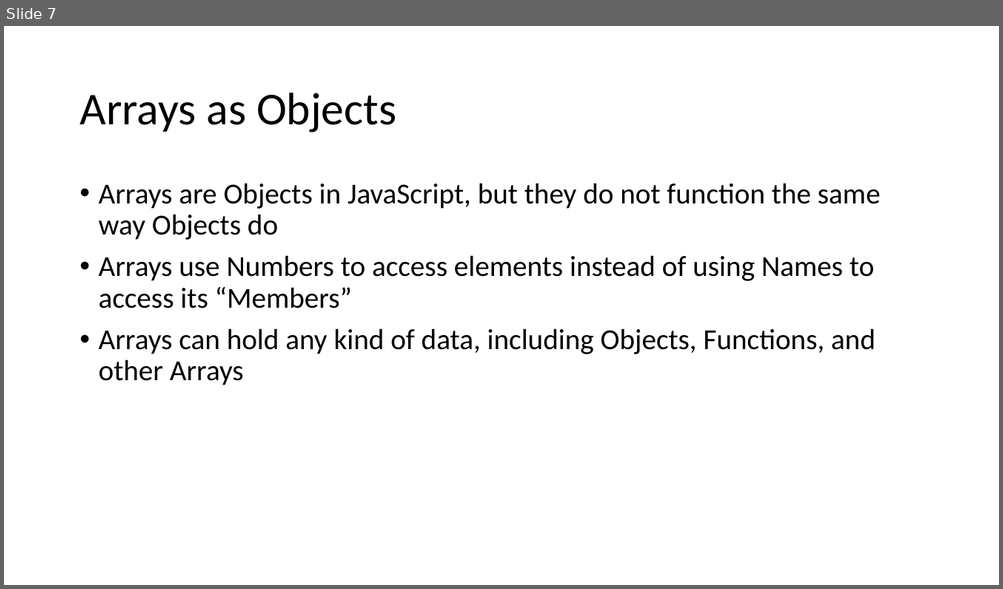
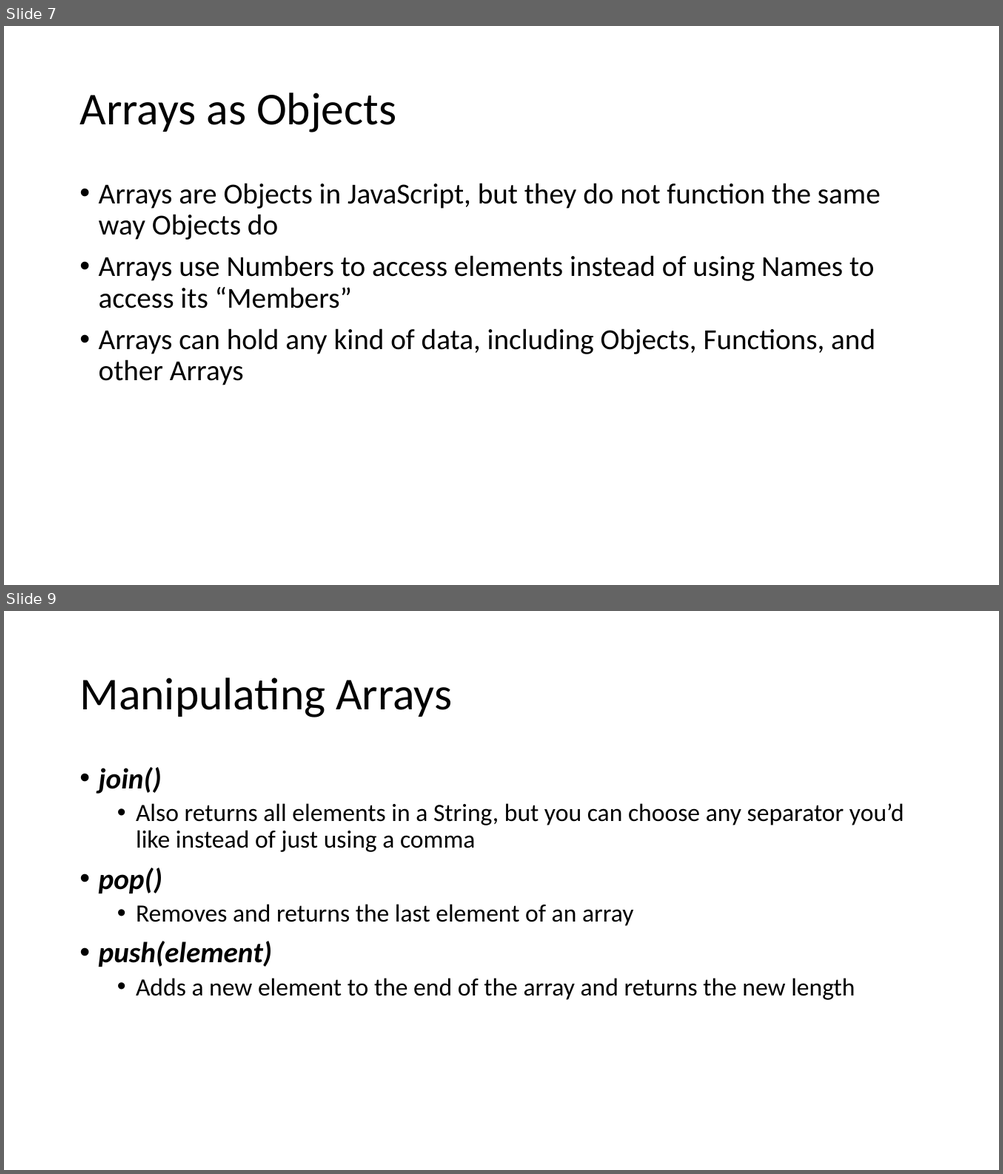
Before and after one commit to YWCANWIL-TechLab/Module4-DataTypes-Day1, a slide deck: Arrays.pptx. Shown one above the other, each under a label of ours: slide 7 before the commit, slides 7 and 9 after it; the slides between them are not shown. The pictures are 1003x589 and 1003x1174 pixels, drawn with LibreOffice and Linux fonts; fonts in the diff are those of the drawing. Boxes give left, top, right and bottom in pixels: in the first picture for what was removed or moved away, otherwise in the second. Text is boxed around its words. In the diff, an @@ line names an element or a change of style, - is before the commit and + after.

```diff
--- a/Arrays.pptx
+++ b/Arrays.pptx
@@ slide 9 added at bbox=[4, 611, 999, 1170], background #FFFFFF @@
@@ title added at bbox=[79, 678, 452, 718], 44 pt, text #000000 @@
+Manipulating Arrays
@@ text added at bbox=[99, 767, 904, 1000], 24 pt, text #000000 @@
+• join()
+  • Also returns all elements in a String, but you can choose any separator you’d like instead of just using a comma
+• pop()
+  • Removes and returns the last element of an array
+• push(element)
+  • Adds a new element to the end of the array and returns the new length
```
Also in this commit, not shown: 1 slide changed, 11 other slides added.
